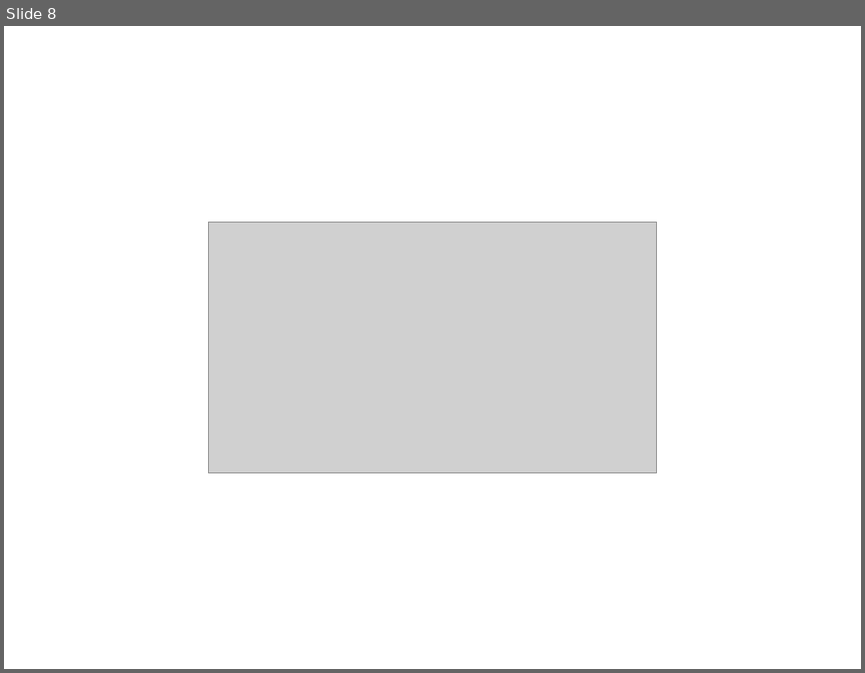
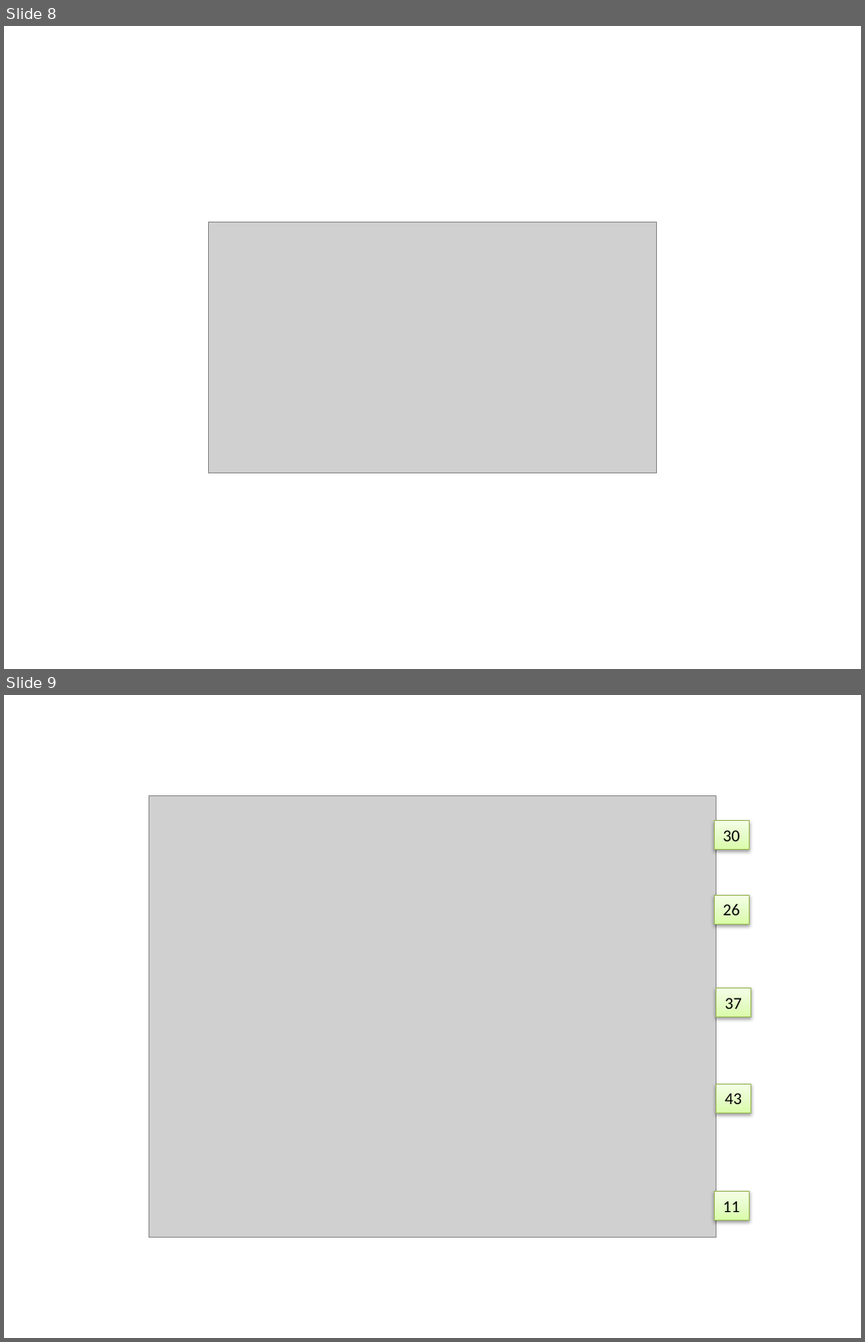
Before and after one commit to anatali/natMaterial, a slide deck: health/userDocs/UniboFigs.pptx. Shown one above the other, each under a label of ours: slide 8 before the commit, slides 8 and 9 after it. The pictures are 865x673 and 865x1342 pixels, drawn with LibreOffice and Linux fonts; fonts in the diff are those of the drawing; grey boxes stand for pictures. Boxes give left, top, right and bottom in pixels: in the first picture for what was removed or moved away, otherwise in the second. Text is boxed around its words. In the diff, an @@ line names an element or a change of style, - is before the commit and + after.

```diff
--- a/health/userDocs/UniboFigs.pptx
+++ b/health/userDocs/UniboFigs.pptx
@@ slide 9 added at (4,695,861,1338), background #FFFFFF @@
@@ picture added at (148,795,716,1237) @@
@@ rectangle added at (715,821,749,850), fill gradient #DAFDA7 to #E4FCC2 to #F5FFE7, outline #98B955 0.75 pt, 14 pt, text #000000 @@
+30
@@ rectangle added at (715,895,749,924), fill gradient #DAFDA7 to #E4FCC2 to #F5FFE7, outline #98B955 0.75 pt, 14 pt, text #000000 @@
+26
@@ rectangle added at (716,988,750,1017), fill gradient #DAFDA7 to #E4FCC2 to #F5FFE7, outline #98B955 0.75 pt, 14 pt, text #000000 @@
+37
@@ rectangle added at (716,1084,750,1113), fill gradient #DAFDA7 to #E4FCC2 to #F5FFE7, outline #98B955 0.75 pt, 14 pt, text #000000 @@
+43
@@ rectangle added at (715,1191,749,1220), fill gradient #DAFDA7 to #E4FCC2 to #F5FFE7, outline #98B955 0.75 pt, 14 pt, text #000000 @@
+11
```
Also in this commit, not shown: 6 other files.
